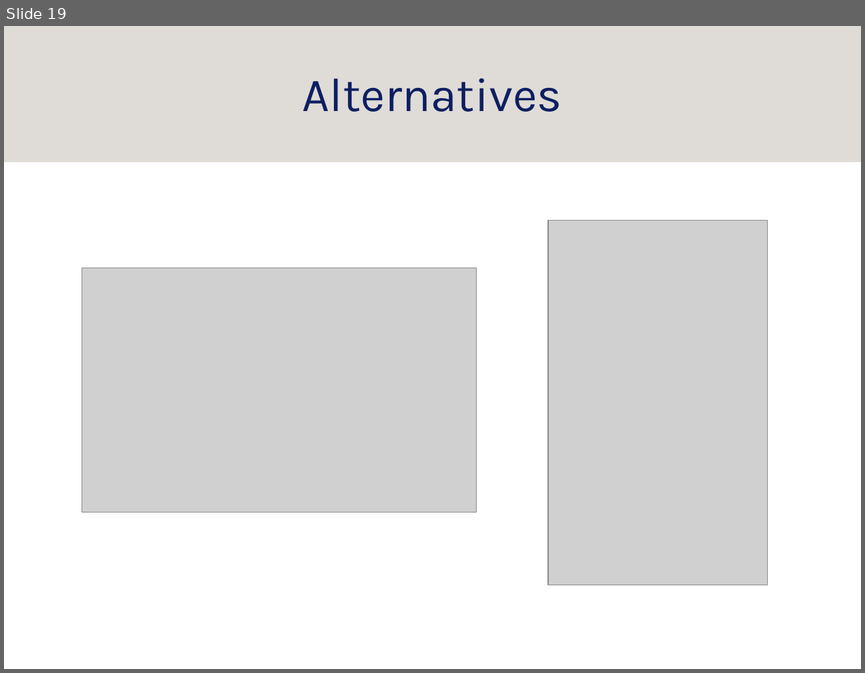
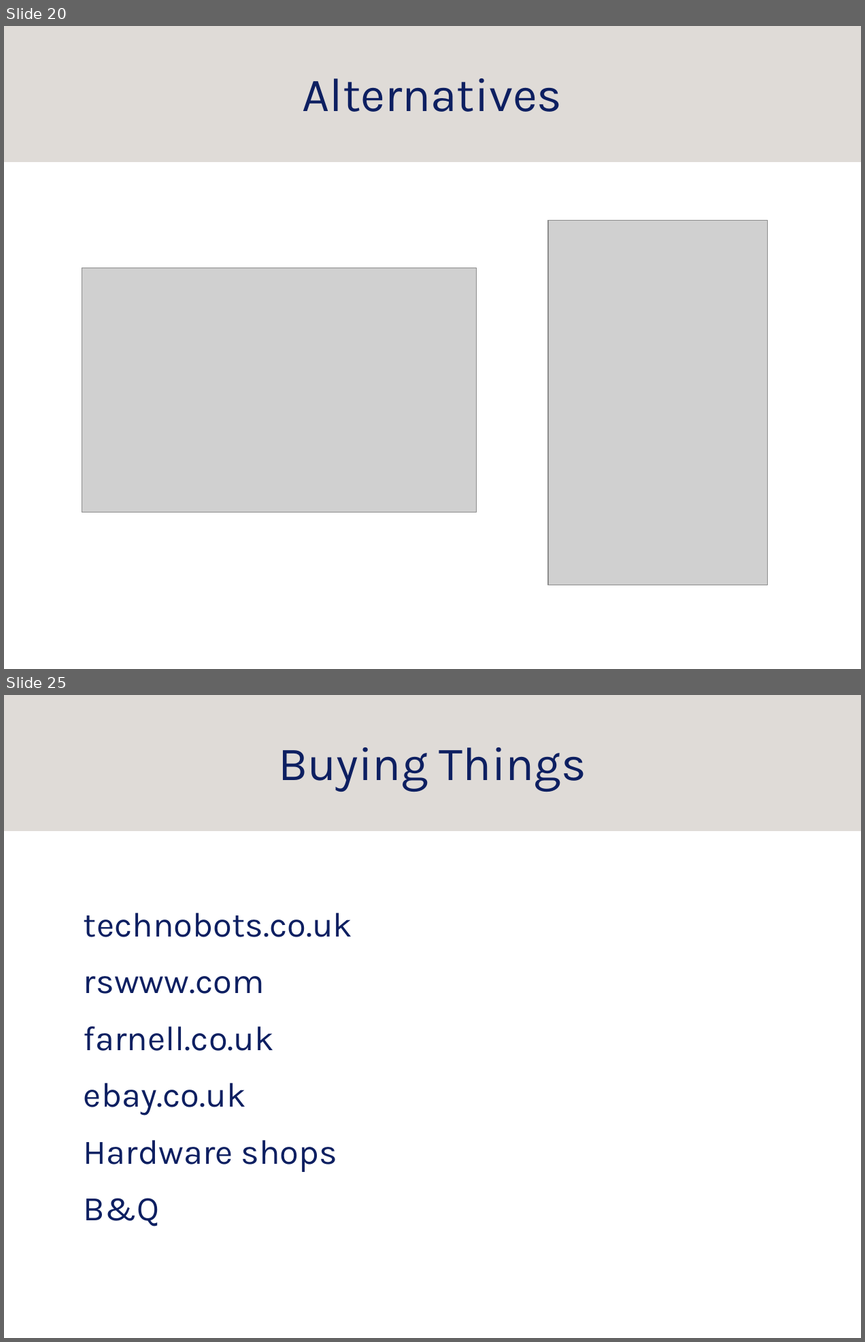
Before and after one commit to srobo-legacy/kickstart-presentations, a slide deck: mech/mech.odp. Shown one above the other, each under a label of ours: slide 19 before the commit, slides 20 and 25 after it; the slides between them are not shown. The pictures are 865x673 and 865x1342 pixels, drawn with LibreOffice and Linux fonts; fonts in the diff are those of the drawing; grey boxes stand for pictures; background and template pictures are left out. Boxes give left, top, right and bottom in pixels: in the first picture for what was removed or moved away, otherwise in the second. Text is boxed around its words. In the diff, an @@ line names an element or a change of style, - is before the commit and + after.

```diff
--- a/mech/mech.odp
+++ b/mech/mech.odp
@@ slide 25 added at [4,695,861,1338], background #FFFFFF; not listed: 1 template element that a slide beside it also shows @@
@@ title added at [278,747,586,792], 44 pt, text #0D1F61 @@
+Buying Things
@@ text added at [84,913,352,1226], 32 pt, text #0D1F61 @@
+technobots.co.uk
+rswww.com
+farnell.co.uk
+ebay.co.uk
+Hardware shops
+B&Q
@@ what was slide 19 is now slide 20 @@
```
Also in this commit, not shown: 16 slides changed, 5 other slides added, 3 slides removed, 3 other files.
